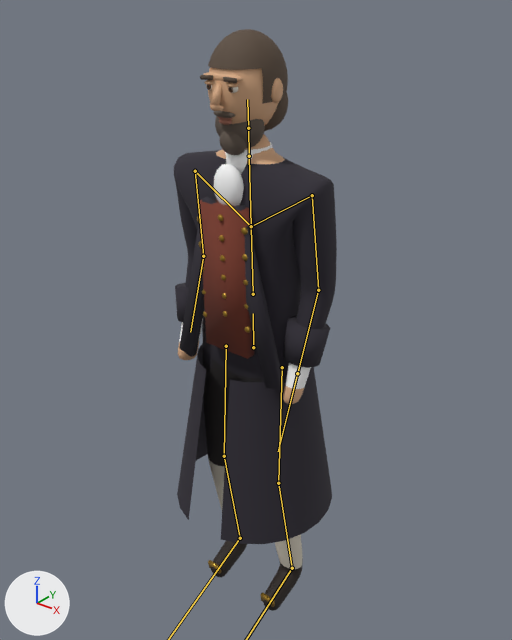
A saved change to the glTF model reckoning/models/father.glb.
Both versions are drawn from a 50 mm camera at (1.148, -1.441, 1.904) aimed at (-0.045, 0.049, 0.98). Arrows for +X, +Y and +Z are at lower left; the lights stay in place. The picture after the commit comes second. Both versions are drawn at frame 1 of the action 'Walk'; the numbers are the values there. The bones that change, and the others that lie on the model, are drawn over the model as lines.

The first picture shows 'father_body', 'father_coat', 'father_eyes', 'father_hair', 'father_linen', 'father_metal', 'father_skin', 'father_vest'.
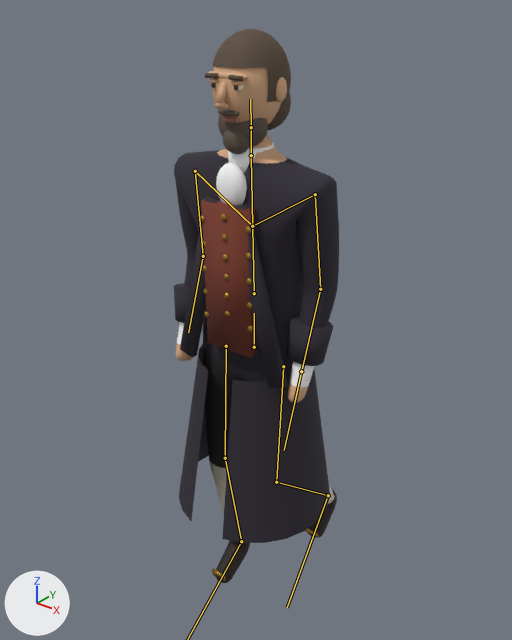
Boxes [x1, y1, x2, y2] around the edits, measured in the pictures (512 x 640 px):
'father_body', posed
    before: [174, 134, 337, 611]
    after: [174, 134, 339, 583]
'father_coat', posed
    before: [175, 196, 332, 544]
    after: [174, 196, 333, 543]
'father_vest', posed
    before: [199, 199, 254, 359]
    after: [201, 199, 257, 358]
'father_hair', posed
    before: [200, 29, 288, 155]
    after: [205, 29, 291, 154]
'father_skin', posed
    before: [203, 67, 283, 126]
    after: [208, 65, 287, 124]
'father_linen', posed
    before: [213, 142, 273, 206]
    after: [216, 142, 274, 205]
'father_metal', posed (53% wider, 7% shorter)
    before: [197, 214, 275, 607]
    after: [199, 214, 319, 581]
'father_eyes', posed
    before: [206, 84, 238, 93]
    after: [211, 83, 244, 91]
bone 'hips', root to tip
    before: (253, 347) to (253, 313)
    after: (254, 347) to (254, 313)
bone 'forearm.L', root to tip
    before: (318, 290) to (297, 373)
    after: (320, 289) to (301, 371)
bone 'forearm.R', root to tip
    before: (203, 256) to (190, 332)
    after: (203, 256) to (188, 332)
bone 'thigh.L', root to tip
    before: (282, 367) to (278, 483)
    after: (283, 366) to (276, 482)
bone 'shin.L', root to tip
    before: (278, 483) to (292, 568)
    after: (276, 482) to (328, 495)
bone 'thigh.R', root to tip
    before: (226, 346) to (224, 456)
    after: (226, 346) to (225, 458)

The change in detail:
Bone 'hips' (bone_hips) moves from (0.0, 0.0, 0.018) to (0.0, 0.0, 0.014).
Bone 'hips' (bone_hips) turns from (0, 0, 0) to (0, 2, 0) degrees about its own x, y and z.
Bone 'forearm.L' (bone_forearm_l) turns from (-14, 0, 0) to (-13, 0, 0) degrees about its own x, y and z.
Bone 'forearm.R' (bone_forearm_r) turns from (-14, 0, 0) to (-16, 0, 0) degrees about its own x, y and z.
Bone 'thigh.L' (bone_thigh_l) turns from (0, 0, 0) to (-1, 0, 1) degrees about its own x, y and z.
Bone 'shin.L' (bone_shin_l) turns from (6, 0, 0) to (46, 0, 0) degrees about its own x, y and z.
Bone 'foot.L' (bone_foot_l) turns from (0, 0, 0) to (-10, 0, 0) degrees about its own x, y and z.
Bone 'thigh.R' (bone_thigh_r) turns from (0, 0, 0) to (-1, 0, -1) degrees about its own x, y and z.
Bone 'foot.R' (bone_foot_r) turns from (0, 0, 0) to (9, 0, 0) degrees about its own x, y and z.
